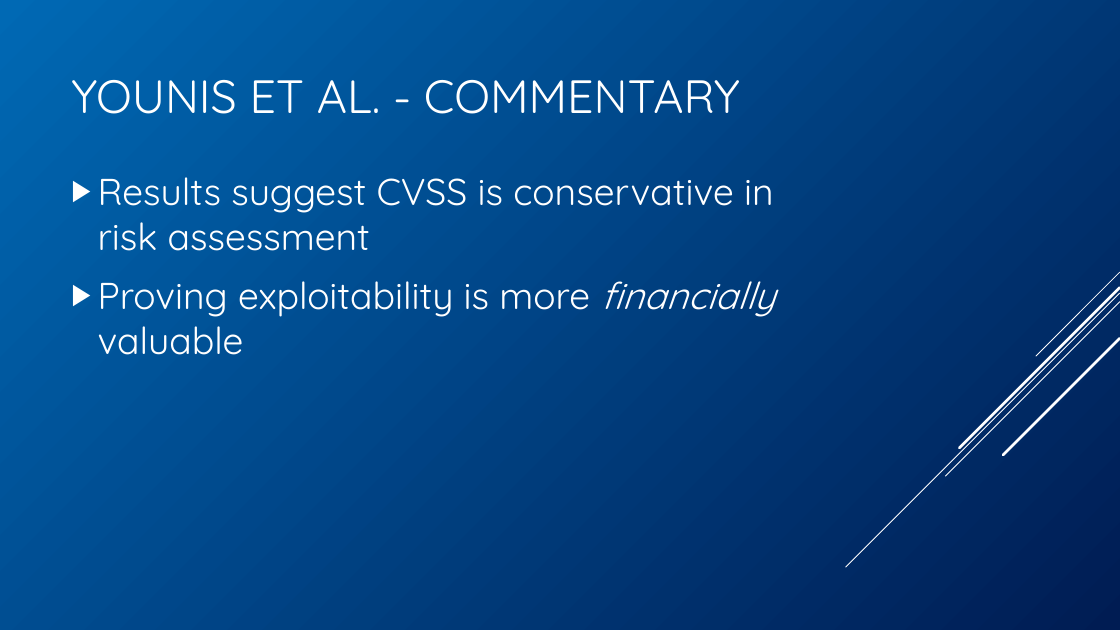
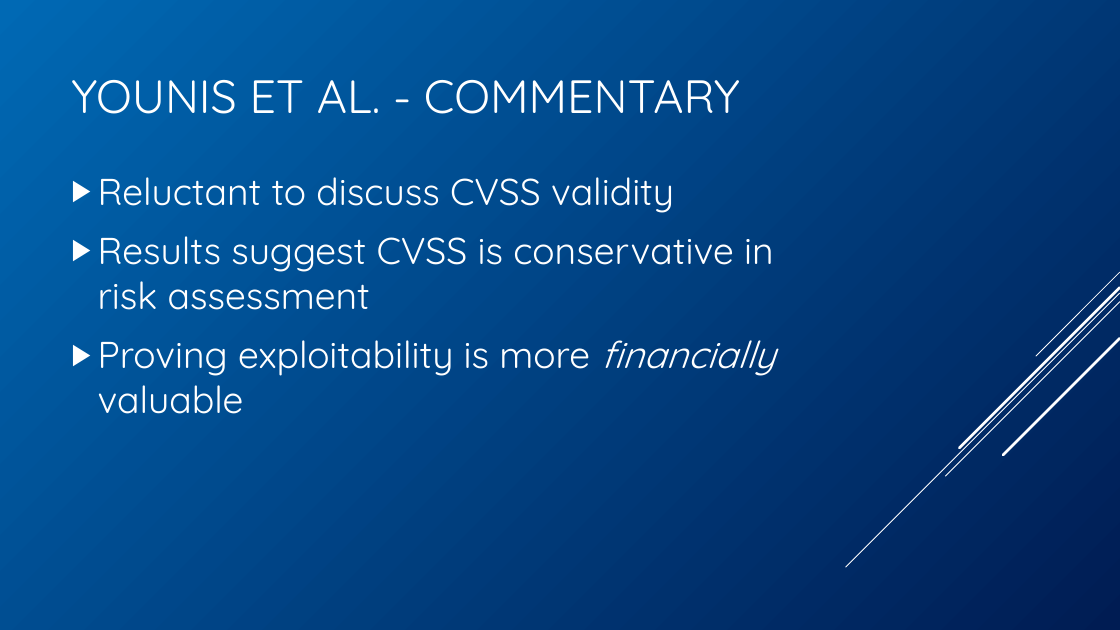
Before and after one commit to BenChurch/Winter2017, a slide deck: slide 20 of CISC848/BackgroundPentation/ChurchCISC848Background.pptx. Drawn at 1120x630 pixels with LibreOffice and Linux fonts; fonts in the diff are those of the drawing. Boxes give left, top, right and bottom in pixels: in the first picture for what was removed or moved away, otherwise in the second. Text is boxed around its words. In the diff, an @@ line names an element or a change of style, - is before the commit and + after.

```diff
--- a/CISC848/BackgroundPentation/ChurchCISC848Background.pptx
+++ b/CISC848/BackgroundPentation/ChurchCISC848Background.pptx
@@ text at <box>98,177,674,213</box>: paragraph added @@
+▶ Reluctant to discuss CVSS validity
```
Also in this commit, not shown: 15 other slides changed, 1 slide added.
